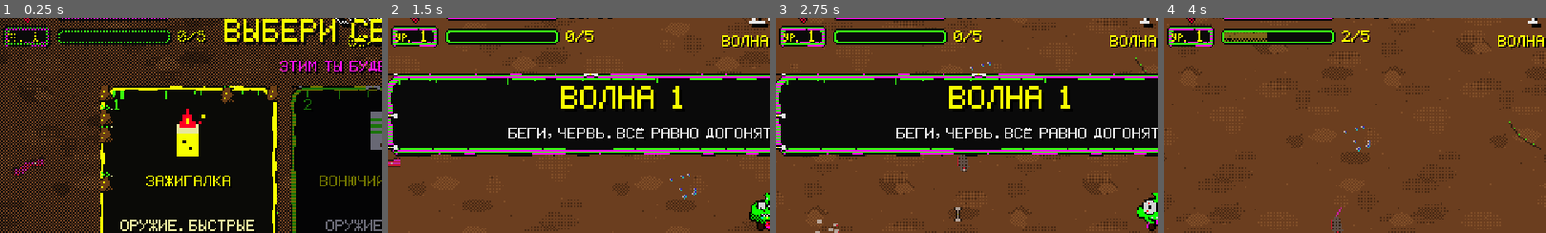
Above: before the commit, frames 1-4 (left to right).
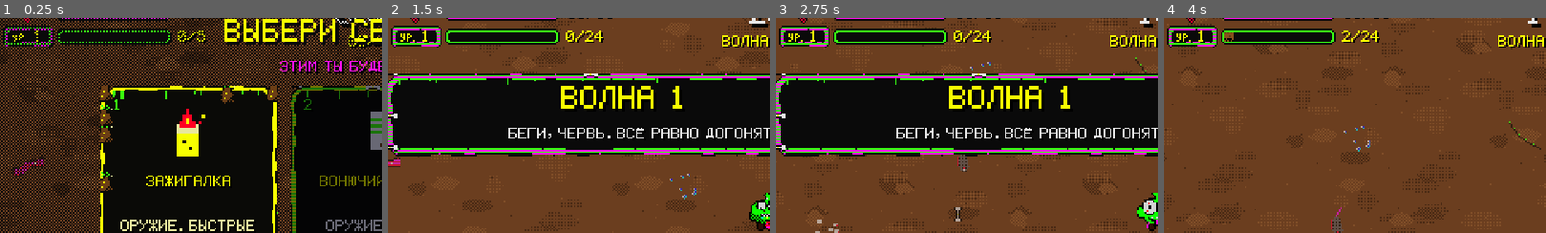
Above: after the commit, the same moments.

Repository: Gepackstuck/Stinky_Dumpster_Survivors
Game: Godot game, scene res://scenes/levels/main.tscn
Same seed, same stepped clock (60 frames per second), same inputs: the game is played once before the commit and once after it.
Inputs (mouse positions are % of the whole screen's width and height, from its top left):
- Up to frame 1 (0.25 s): no input
- Up to frame 2 (1.5 s): click "1" at 0.5 s; tap Enter (ui_accept) at 1.25 s; move the mouse to (72, 45) at 1.27 s; hold D (move_right) from 1.28 s (still down)
- Up to frame 3 (2.75 s): tap Enter (ui_accept) at 1.52, 2.27 s; move the mouse to (30, 55) at 2.02 s; release D (move_right) at 2.03 s; hold S (move_down) from 2.03 s (still down)
- Up to frame 4 (4 s): move the mouse to (60, 28) at 2.77 s; release S (move_down) at 2.78 s; hold D (move_right) 2.78-3.53 s; move the mouse to (45, 70) at 3.52 s; hold W (move_up) from 3.53 s (still down); tap Enter (ui_accept) at 3.77 s
The pictures show only the part of the screen within x 0-50%, y 5-55%; the shares and areas given below are measured in that part.

The runs differ from the first frame. In frame 1, 0.2% of the frame differs, in the area x 2-14%, y 3-14%; in frame 2, 0.5%; in frame 3, 0.5%; in frame 4, 0.8%, in the area x 2-57%, y 3-14%.

Commit message:
feat(progression): кривая XP как в Brotato, отступ у УР.
Co-Authored-By: Claude Sonnet 5.5 <noreply@anthropic.com>
Claude-Session: https://claude.ai/code/session_01GvQcLtpmeq9xDjqGAM3qCT

Diff:
--- a/scenes/ui/hud.tscn
+++ b/scenes/ui/hud.tscn
@@ -58,15 +58,15 @@
 layout_mode = 0
 offset_left = 3.0
 offset_top = 18.0
-offset_right = 33.0
+offset_right = 35.0
 offset_bottom = 32.0
 texture = ExtResource("9_badge")
 
 [node name="LevelPrefix" type="Label" parent="Root/LevelBadge"]
 layout_mode = 0
-offset_left = 3.0
+offset_left = 6.0
 offset_top = 5.0
-offset_right = 15.0
+offset_right = 18.0
 offset_bottom = 12.0
 theme_override_fonts/font = ExtResource("10_small")
 theme_override_font_sizes/font_size = 5
@@ -76,9 +76,9 @@
 
 [node name="LevelLabel" type="Label" parent="Root/LevelBadge"]
 layout_mode = 0
-offset_left = 18.0
+offset_left = 19.0
 offset_top = 3.0
-offset_right = 30.0
+offset_right = 31.0
 offset_bottom = 12.0
 text = "1"
 theme_override_colors/font_color = Color(0.968627, 1, 0, 1)
--- a/scripts/autoload/balance.gd
+++ b/scripts/autoload/balance.gd
@@ -117,8 +117,7 @@
 const MAX_ENEMIES_ON_SCREEN: int = 500  # CONVENTIONS.md
 
 # --- XP / уровни ---
-const XP_FIRST_LEVEL: int = 5           # порог первого уровня (TASKS.md, Шаг 2)
-const XP_LEVEL_GROWTH: float = 1.5      # каждый следующий порог +50%
+const XP_LEVEL_FACTOR: float = 1.5      # XP до следующего уровня = FACTOR * (уровень + 3)^2 (как в Brotato, масштаб под наши дропы)
 const LEVEL_UP_CHOICES: int = 3
 
 # --- Враги: hp, damage, speed, xp, coins (GDD) ---
--- a/scripts/autoload/game_state.gd
+++ b/scripts/autoload/game_state.gd
@@ -36,7 +36,7 @@
 	max_hp = Balance.PLAYER_MAX_HP
 	hp = max_hp
 	xp = 0
-	xp_to_next = Balance.XP_FIRST_LEVEL
+	xp_to_next = xp_needed(1)
 	level = 1
 	coins = 0
 	kills = 0
@@ -79,6 +79,11 @@
 	kills += 1
 
 
+## Сколько XP нужно, чтобы выйти с уровня `at_level` на следующий.
+static func xp_needed(at_level: int) -> int:
+	return ceili(Balance.XP_LEVEL_FACTOR * pow(at_level + 3, 2))
+
+
 func _on_xp_collected(amount: int) -> void:
 	if not run_active:
 		return
@@ -87,7 +92,7 @@
 	while xp >= xp_to_next:
 		xp -= xp_to_next
 		level += 1
-		xp_to_next = ceili(xp_to_next * Balance.XP_LEVEL_GROWTH)
+		xp_to_next = xp_needed(level)
 		EventBus.player_leveled_up.emit(level)
 
 
Binary file changed: assets/ui/level_badge.png
Not shown, changed: CHANGELOG.md
Not shown, changed: tools/gen_art.py
